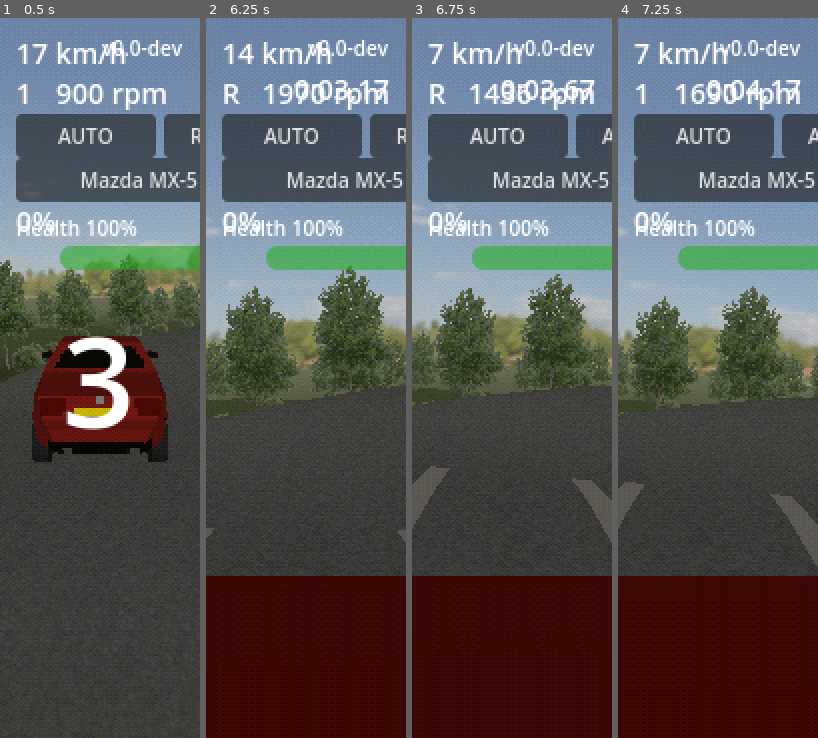
Above: before the commit, frames 1-4 (left to right).
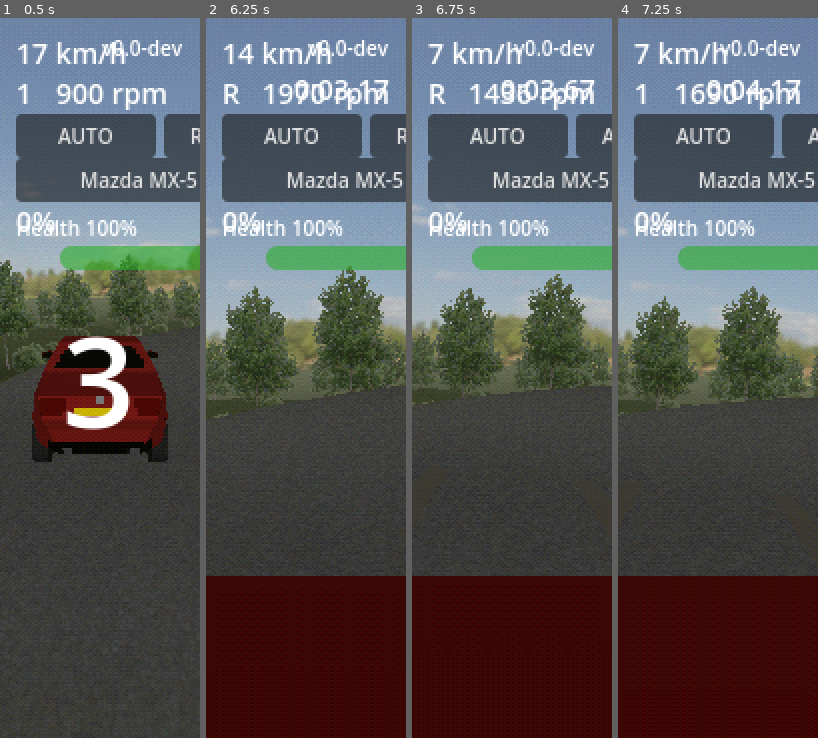
Above: after the commit, the same moments.

Repository: felixxwu/TAPPA
Game: Godot game, scene res://main.tscn
The game is run twice, just before and just after one commit, with the same random seed, the same clock (stepped at 60 frames per second) and the same inputs. This scene is started directly instead of the project's main scene.
Inputs (mouse positions are in pixels of both pictures, inside the frame that each line leads up to):
- Up to frame 1 (0.5 s): no input
- Up to frame 2 (6.25 s): tap Enter (menu_select) at 0.5 s; move the mouse to (350, 342) at 0.52 s; hold Right (menu_right) 0.53-1.25 s; tap C (cycle_camera) at 0.6 s; click (350, 342) at 0.67 s; drag from (266, 414) to (296, 522) at 1.27 s; move the mouse to (326, 219) at 2.02 s; hold Right (menu_right) 2.03-2.75 s; tap T (toggle_gearbox) at 2.1 s; drag from (296, 522) to (246, 270) at 2.77 s; move the mouse to (366, 486) at 3.52 s; hold Left (menu_left) 3.53-4.25 s; hold Shift 3.53-4.25 s; drag from (246, 270) to (276, 198) at 4.27 s; move the mouse to (316, 378) at 5.02 s; hold S (brake_reverse) 5.03-5.75 s; tap Ctrl at 5.1 s; click (316, 378) at 5.17 s; drag from (276, 198) to (266, 414) at 5.77 s
- Up to frame 3 (6.75 s): move the mouse to (556, 342) at 6.52 s; hold W (accelerate) from 6.53 s (still down); tap Y (cycle_drive_mode) at 6.6 s
- Up to frame 4 (7.25 s): keep holding W (accelerate)

Frame 1 is identical in both runs. In frame 2, less than 0.1% of the frame differs, in the area x 0-100%, y 70-73%; in frame 3, 1.4%, in the area x 0-100%, y 62-73%; in frame 4, 1.3%.

Commit message:
Tune tire mark colours: darker gravel ruts, lighter tarmac skids
Gravel rut colour darkened (0.36→0.24 grey) so ruts read as dug-in, and the
tarmac skidmark colour lightened from near-black to a dark grey (0.08→0.16).

Co-Authored-By: Claude Opus 4.8 <noreply@anthropic.com>
Claude-Session: https://claude.ai/code/session_01LNL778CaT8q4zjovcBacew

Diff:
--- a/rally/scripts/game_config.gd
+++ b/rally/scripts/game_config.gd
@@ -577,12 +577,13 @@
 @export_group("Tire Marks")
 ## Gravel ruts laid behind the wheels while driving on the road (features/tire-marks.md).
 @export var tire_marks_enabled := true
-## Gravel rut colour — a solid, constant shade just a touch darker than the gravel
-## (gravel.jpg averages ~0.42 grey). Unshaded, so tune against the lit road in-game.
-@export var tire_mark_color := Color(0.36, 0.35, 0.33)
-## Tarmac skidmark colour — a dark, near-black scuff laid only where a driven wheel
-## spins on the tarmac (the gravel ruts use tire_mark_color instead).
-@export var tire_mark_tarmac_color := Color(0.08, 0.08, 0.08)
+## Gravel rut colour — a solid, constant shade noticeably darker than the gravel
+## (gravel.jpg averages ~0.42 grey), so the ruts read as dug-in. Unshaded, so tune
+## against the lit road in-game.
+@export var tire_mark_color := Color(0.24, 0.23, 0.21)
+## Tarmac skidmark colour — a dark grey scuff laid only where a driven wheel spins
+## on the tarmac (the gravel ruts use tire_mark_color instead).
+@export var tire_mark_tarmac_color := Color(0.16, 0.16, 0.16)
 ## Width of a wheel's mark ribbon, in metres (roughly a tyre's width).
 @export var tire_mark_width_m := 0.22
 ## Don't lay marks below this car speed (m/s) — keeps the countdown/parked car clean.
